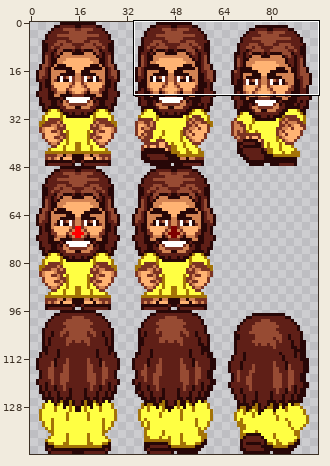
Edited in one commit: sprite sheet (res/Jesus.png). Above, an overview of the earlier version with the close-up marked.
Close-up. Before:
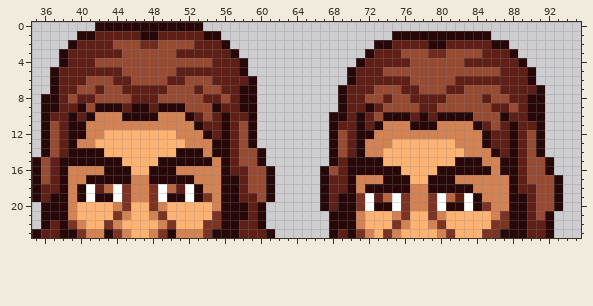
The file is 96x144 pixels. Shown: x 35..95, y 0..23.
The same view after the edit:
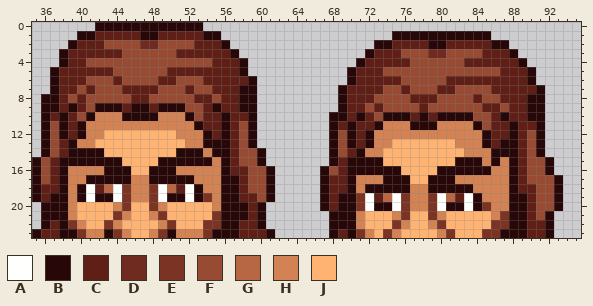
Palette (. is transparent): A #fffffe  B #270707  C #5f1f17  D #6f2b1f  E #7b3323  F #974b33  G #b76743  H #d38353  J #ffb373
Log entry: Improved walking down hair animation
The edit:
y 2: x 43 C -> F
y 4: x 41 C -> F
y 5: x 44 C -> F; x 50 F -> C
y 6: x 45 C -> F; x 49 F -> C; x 51 C -> F; x 54 F -> C; x 76 C -> F; x 81 F -> C
y 7: x 41..42 FC -> CF; x 49 C -> F; x 52..53 FC -> CF; x 55 F -> C; x 73 F -> C; x 77 C -> F; x 80 F -> C; x 82 C -> F; x 86 F -> C
y 8: x 41 C -> F; x 48 C -> F; x 53 F -> C; x 55..56 CF -> FC; x 72 F -> C; x 74 C -> F; x 80 C -> F; x 84..85 FC -> CF; x 87 F -> C
y 9: x 39..40 CB -> BC; x 54 F -> C; x 72 B -> F; x 79 C -> F; x 85 F -> C; x 87..88 CF -> FC
y 10: x 38..40 CBC -> BCF; x 53..54 CF -> FC; x 86 F -> C
y 11: x 38..39 CB -> BC; x 70..71 CB -> BC; x 85..86 CF -> FC
y 12: x 38..39 CB -> BC; x 70..71 CB -> BC
y 13: x 54 H -> B; x 70..72 CBH -> BCB; x 87 C -> B
y 14: x 87 C -> B
y 15: x 86..87 HB -> BH
y 16: x 87 B -> H
Where, in picture pixels (left, top, right, bottom), the same in both close-ups:
changed: (59, 40, 230, 148)
changed: (347, 76, 518, 175)
